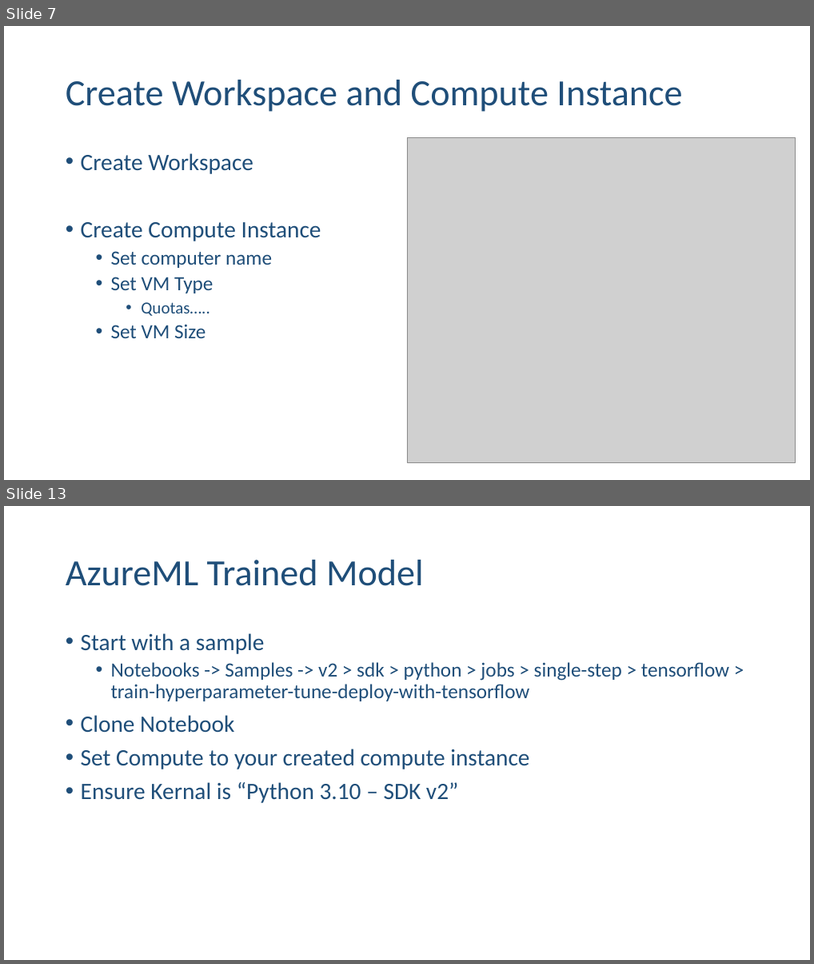
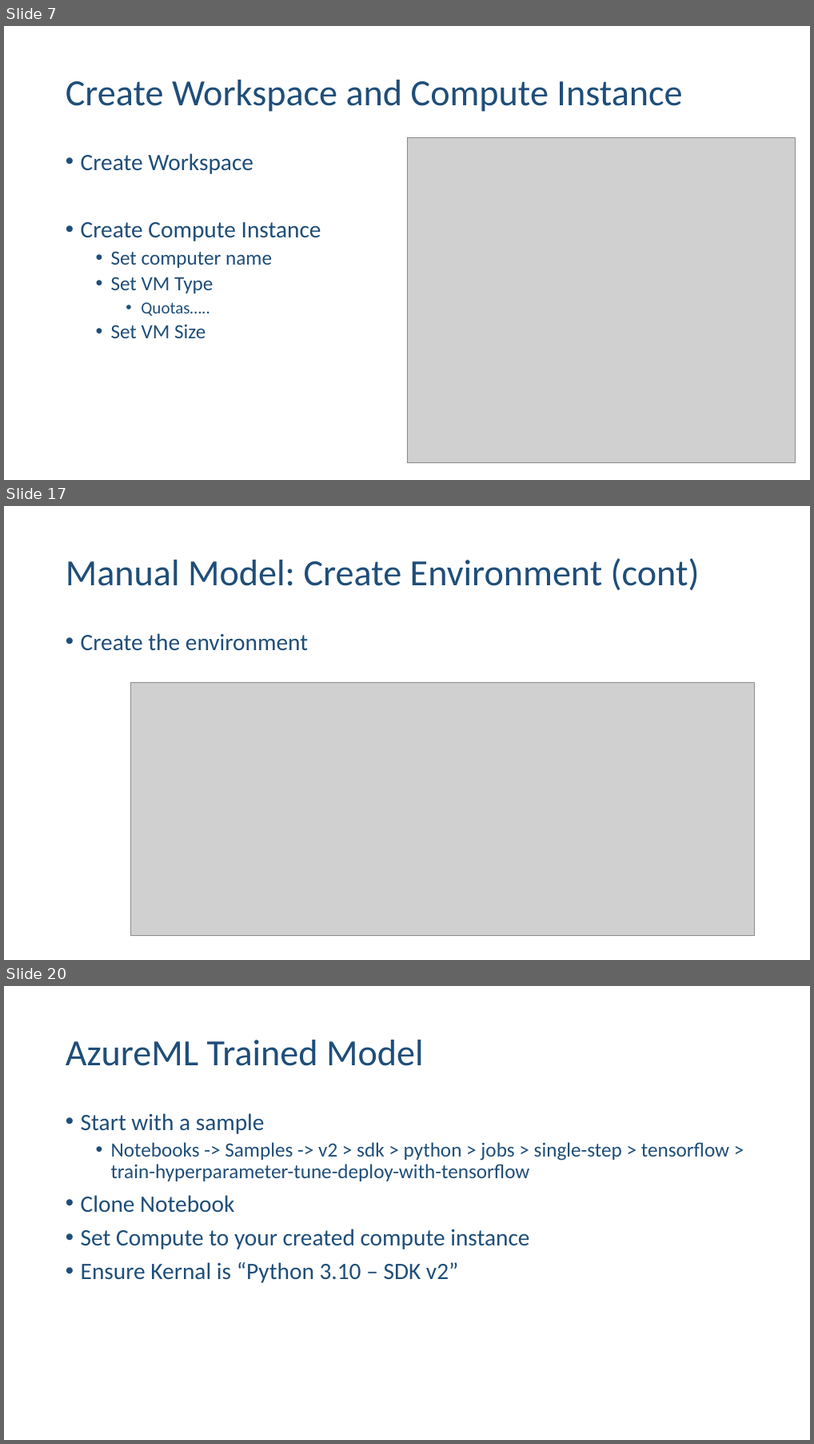
Before and after one commit to ehennis/Blog, a slide deck: AzureML/NebraskaCode.pptx. Shown one above the other, each under a label of ours: slides 7 and 13 before the commit, slides 7, 17 and 20 after it; the slides between them are not shown. The pictures are 814x964 and 814x1444 pixels, drawn with LibreOffice and Linux fonts; fonts in the diff are those of the drawing; grey boxes stand for pictures. Boxes give left, top, right and bottom in pixels: in the first picture for what was removed or moved away, otherwise in the second. Text is boxed around its words. In the diff, an @@ line names an element or a change of style, - is before the commit and + after.

```diff
--- a/AzureML/NebraskaCode.pptx
+++ b/AzureML/NebraskaCode.pptx
@@ slide 17 added at (4,506,810,960), background #FFFFFF @@
@@ title added at (66,558,700,590), 44 pt, text #1F4E79 @@
+Manual Model: Create Environment (cont)
@@ text added at (81,633,308,651), 28 pt, text #1F4E79 @@
+• Create the environment
@@ picture added at (130,683,754,936) @@
@@ what was slide 13 is now slide 20 @@
```
Also in this commit, not shown: 5 slides changed, 6 other slides added, 5 other files.
